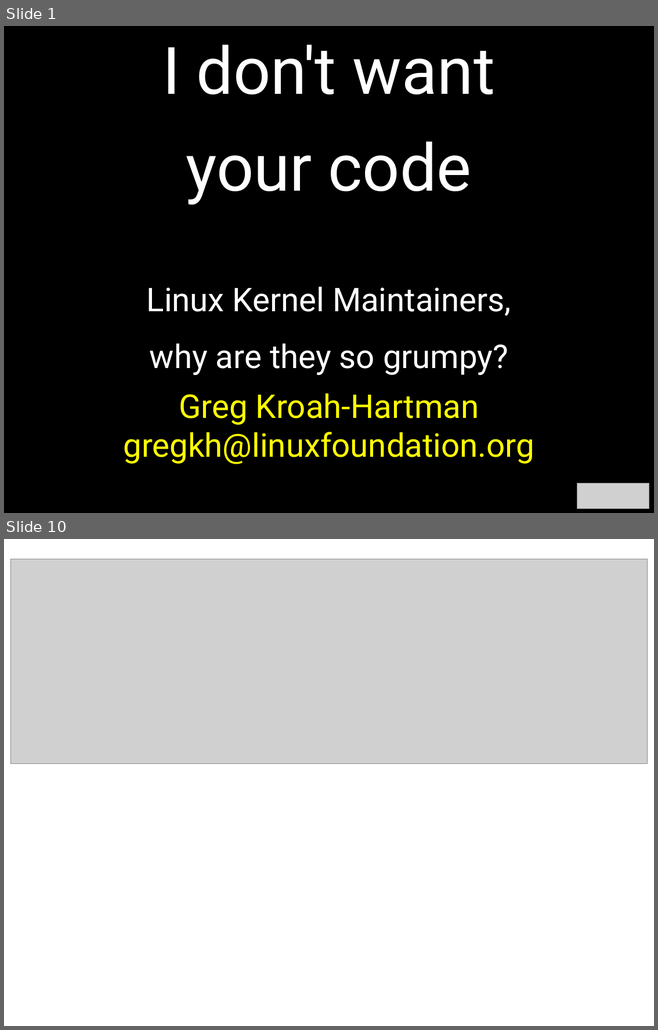
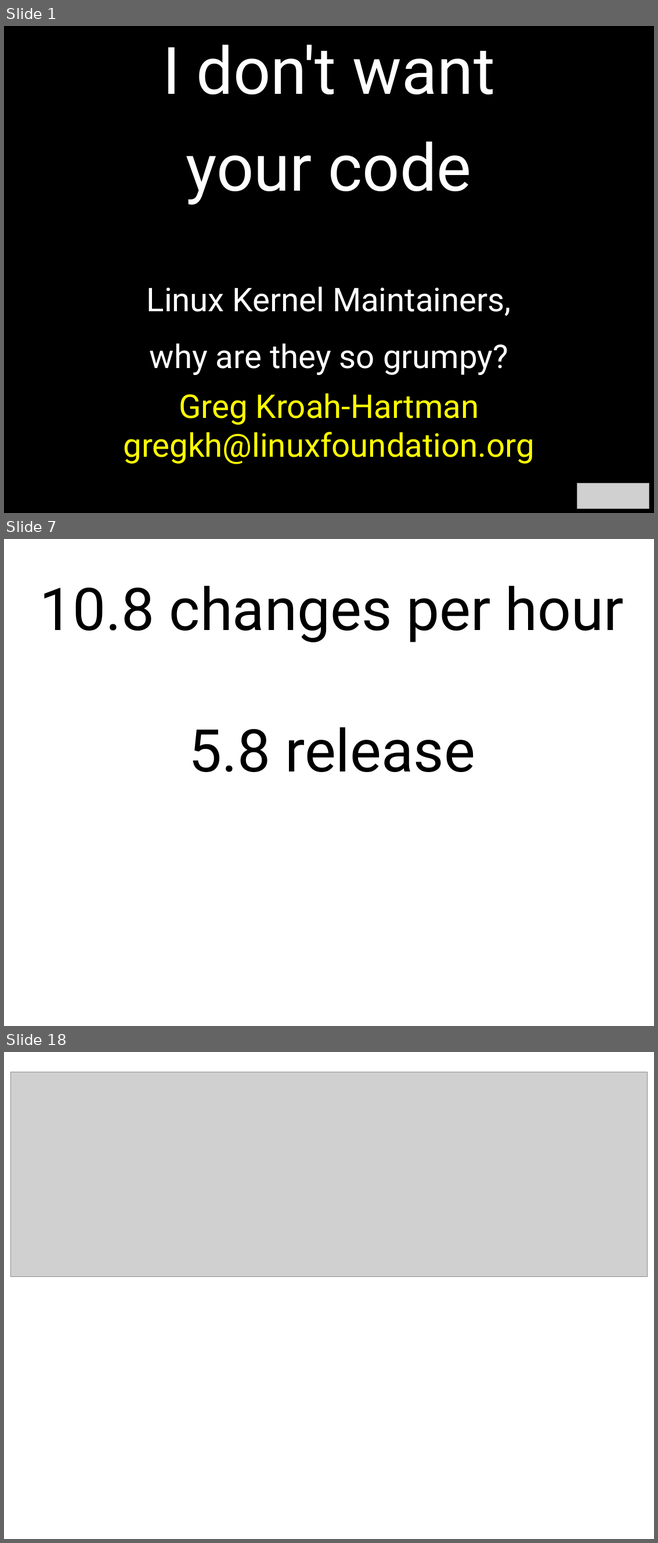
Before and after one commit to gregkh/presentation-linux-maintainer, a slide deck: maintainer.odp. Shown one above the other, each under a label of ours: slides 1 and 10 before the commit, slides 1, 7 and 18 after it; the slides between them are not shown. The pictures are 658x1030 and 658x1543 pixels, drawn with LibreOffice and Linux fonts; fonts in the diff are those of the drawing; grey boxes stand for pictures. Boxes give left, top, right and bottom in pixels: in the first picture for what was removed or moved away, otherwise in the second. Text is boxed around its words. In the diff, an @@ line names an element or a change of style, - is before the commit and + after.

```diff
--- a/maintainer.odp
+++ b/maintainer.odp
@@ slide 7 added at box(4, 539, 654, 1026), background #FFFFFF @@
@@ text added at box(40, 585, 623, 772), 72 pt, text #000000 @@
+10.8 changes per hour
+5.8 release
@@ what was slide 10 is now slide 18 @@
```
Also in this commit, not shown: 22 slides changed, 13 other slides added, 4 slides removed, 1 other file.
